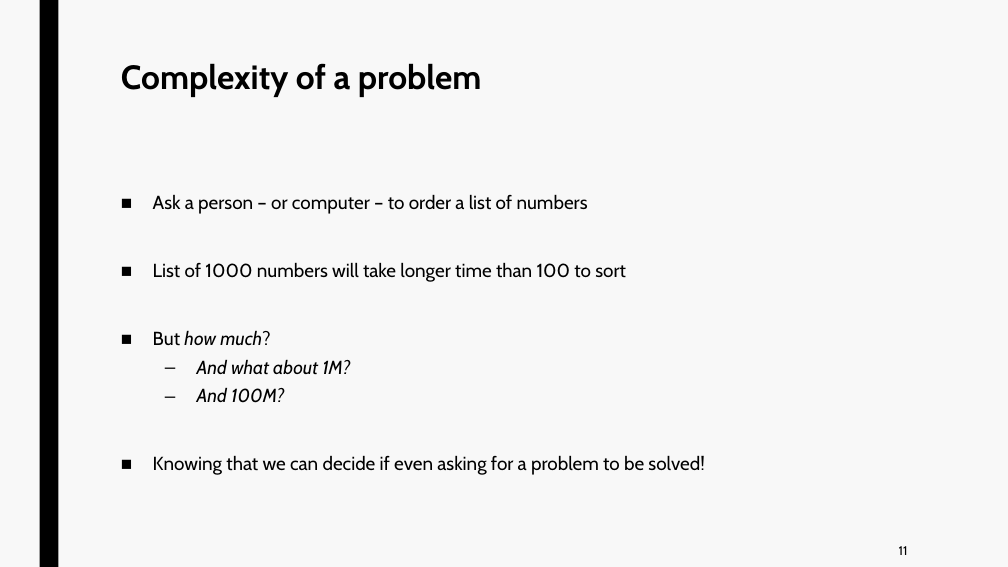
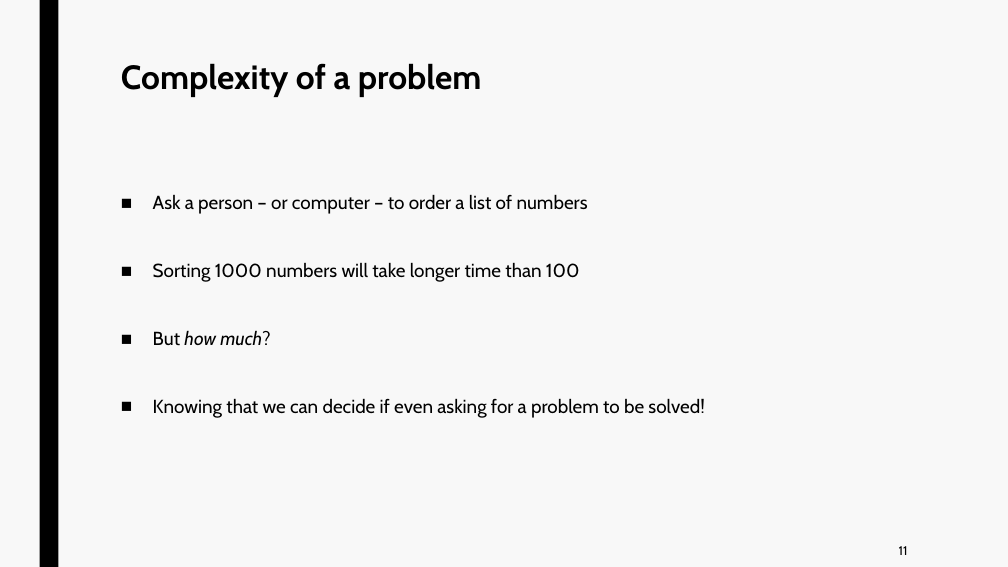
Before and after one commit to jurtasun/presentations, a slide deck: slide 10 of 202306_LMS_Complexity/230619_LMS_Complexity.ppt. Drawn at 1008x567 pixels with LibreOffice and Linux fonts; fonts in the diff are those of the drawing. Boxes give left, top, right and bottom in pixels: in the first picture for what was removed or moved away, otherwise in the second. Text is boxed around its words. In the diff, an @@ line names an element or a change of style, - is before the commit and + after.

```diff
--- a/202306_LMS_Complexity/230619_LMS_Complexity.ppt
+++ b/202306_LMS_Complexity/230619_LMS_Complexity.ppt
@@ text at (153, 262, 580, 282): text changed @@
-■ List of 1000 numbers will take longer time than 100 to sort
+■ Sorting 1000 numbers will take longer time than 100
@@ text at (197, 359, 350, 403): paragraphs removed @@
-  – And what about 1M?
-  – And 100M?
```
Also in this commit, not shown: 3 other slides changed, 3 other files.
